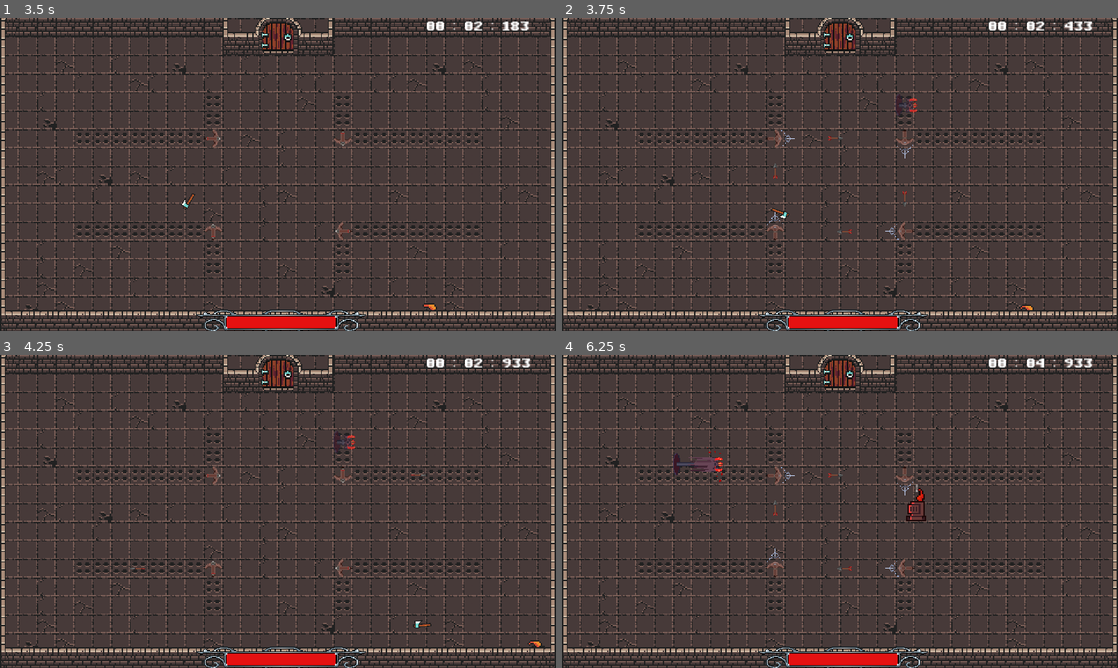
Above: before the commit, frames 1-4 (two rows, left to right).
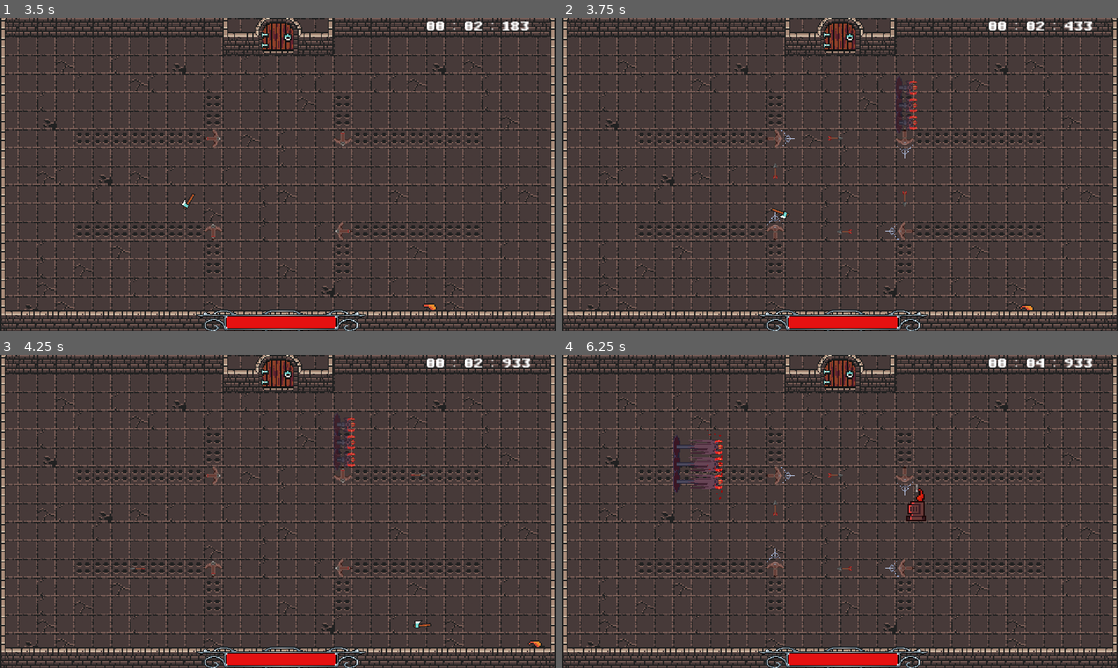
Above: after the commit, the same moments.

Repository: Thomas-Raveneau/SocialDungeons
Game: Godot game, scene res://Scenes/Menus/Main/Main.tscn
Same seed, same stepped clock (60 frames per second), same inputs: the game is played once before the commit and once after it.
Inputs (mouse positions are in pixels of both pictures, inside the frame that each line leads up to):
- Up to frame 1 (3.5 s): click (278, 143) at 0.5 s; click "Current highscore for Dungeon…" at 1.25 s; move the mouse to (511, 30) at 2.02 s; hold D (move_right) 2.03-2.78 s; tap Shift (action_dash) at 2.1 s; move the mouse to (166, 190) at 2.77 s; hold S (move_down) from 2.78 s (still down); click (166, 190) at 2.85 s
- Up to frame 2 (3.75 s): move the mouse to (895, 105) at 3.52 s; release S (move_down) at 3.53 s; hold D (move_right) from 3.53 s (still down); hold A (action_spell_02) from 3.53 s (still down)
- Up to frame 3 (4.25 s): keep holding D (move_right); keep holding A (action_spell_02)
- Up to frame 4 (6.25 s): move the mouse to (812, 574) at 4.27 s; release D (move_right) at 4.28 s; release A (action_spell_02) at 4.28 s; hold Z (move_up) 4.28-5.03 s; tap Shift (action_dash) at 4.35 s; move the mouse to (1006, 558) at 5.02 s; hold Q (move_left) from 5.03 s (still down); click (1006, 558) at 5.1 s; move the mouse to (673, 464) at 5.77 s; tap A (action_spell_02) at 5.85 s

Frame 1 is identical in both runs. In frame 2, 0.2% of the frame differs, in the area x 60-64%, y 18-37%; in frame 3, 0.2%; in frame 4, 0.5%, in the area x 20-29%, y 24-47%.

Commit message:
[ADD] - portal spear level 2

Diff:
--- a/Scenes/Player/Player.gd
+++ b/Scenes/Player/Player.gd
@@ -160,10 +160,10 @@
 
 	var mouse_pos: Vector2 = get_viewport().get_mouse_position()
 	var attack_dir: Vector2 = (mouse_pos - global_position).normalized()
-	var new_sword = basic_attack.instance()
-
-	new_sword.init_params(BASIC_ATTACK_DAMAGE, BASIC_ATTACK_SPEED, mouse_pos, global_position)
-	get_parent().add_child(new_sword)
+	var new_axe = basic_attack.instance()
+
+	new_axe.init_params(BASIC_ATTACK_DAMAGE, BASIC_ATTACK_SPEED, mouse_pos, global_position)
+	get_parent().add_child(new_axe)
 	can_basic_attack = false
 	basic_attack_timer.start()
 
@@ -181,8 +181,7 @@
 	var mouse_pos: Vector2 = get_global_mouse_position()
 
 	current_portal_spear_attack = portal_spear_attack.instance()
-	current_portal_spear_attack.position = mouse_pos
-	current_portal_spear_attack.z_index = 2
+	current_portal_spear_attack.init_params(PORTAL_SPEAR_ATTACK_DAMAGE, mouse_pos)
 
 	get_parent().add_child(current_portal_spear_attack)
 
--- a/Scenes/Player/Spells/PortalSpear.gd
+++ b/Scenes/Player/Spells/PortalSpear.gd
@@ -2,10 +2,17 @@
 
 ################################################################################
 
+# STATS
+var SPELL_LEVEL: int = 1
+var DAMAGE: float = 0.0
+
 # NODES
-
 onready var animated_sprite = $AnimatedSprite
+onready var animated_sprite_down = $AnimatedSpriteDown
+onready var animated_sprite_up = $AnimatedSpriteUp
 onready var collision_shape = $CollisionShape2D
+onready var collision_shape_down = $CollisionShape2DDown
+onready var collision_shape_up = $CollisionShape2DUp
 
 # UTILS
 const frames_size = [
@@ -17,15 +24,28 @@
 	[Vector2(45, 17), Vector2(-27, 0)],
 	[Vector2(110, 17), Vector2(5, 0)]
 ]
-
 const offset_x: int = 59
+const offset_y_level_2_up = -40
+const offset_y_level_2_down = 40
 
 ################################################################################
 
 ### PRIVATE ###
 func _ready() -> void:
-	animated_sprite.frame = 5
-	animated_sprite.self_modulate.a = 0.7
+	if (SPELL_LEVEL == 0):
+		animated_sprite.frame = 5
+		animated_sprite.self_modulate.a = 0.7
+		animated_sprite_down.visible = false
+		animated_sprite_up.visible = false
+		collision_shape_down.visible = false
+		collision_shape_up.visible = false
+	if (SPELL_LEVEL == 1):
+		animated_sprite.frame = 5
+		animated_sprite.self_modulate.a = 0.7
+		animated_sprite_up.frame = 5
+		animated_sprite_up.self_modulate.a = 0.7
+		animated_sprite_down.frame = 5
+		animated_sprite_down.self_modulate.a = 0.7
 
 func _update_collision_shape_size() -> void:
 	var current_frame: int = animated_sprite.frame
@@ -34,25 +54,58 @@
 		collision_shape.disabled = true
 		collision_shape.position = Vector2.ZERO
 		collision_shape.shape.extents = Vector2.ZERO
+		collision_shape_up.disabled = true
+		collision_shape_up.position = Vector2.ZERO
+		collision_shape_up.shape.extents = Vector2.ZERO
+		collision_shape_down.disabled = true
+		collision_shape_down.position = Vector2.ZERO
+		collision_shape_down.shape.extents = Vector2.ZERO
 		return
 	elif (current_frame < 3):
 		return
 	if (current_frame == 3):
 		collision_shape.disabled = false
+		if (SPELL_LEVEL == 1):
+			collision_shape_up.disabled = false
+			collision_shape_down.disabled = false
 
 	var new_position: Vector2 = frames_size[current_frame][1]
 	new_position.x += offset_x
-	collision_shape.position = new_position
 
 	var new_extents: Vector2 = frames_size[current_frame][0]
 	new_extents.x = new_extents.x / 2
+
+	collision_shape.position = new_position
 	collision_shape.shape.extents = new_extents
+	if (SPELL_LEVEL == 1):
+		collision_shape_up.position = new_position + Vector2(0, offset_y_level_2_up)
+		collision_shape_down.position = new_position + Vector2(0, offset_y_level_2_down)
+		collision_shape_down.shape.extents = new_extents
+		collision_shape_up.shape.extents = new_extents
 
 ### PUBLIC ###
+func init_params(spear_damage: float, portal_position: Vector2) -> void:
+	DAMAGE = spear_damage
+	position = portal_position
+
 func attack() -> void:
 	animated_sprite.frame = 0
 	animated_sprite.self_modulate.a = 1
 	animated_sprite.play("attack")
+	if (SPELL_LEVEL == 1):
+		animated_sprite_up.frame = 0
+		animated_sprite_up.self_modulate.a = 1
+		animated_sprite_up.play("attack")
+		animated_sprite_down.frame = 0
+		animated_sprite_down.self_modulate.a = 1
+		animated_sprite_down.play("attack")
+
+func upgrade() -> void:
+	SPELL_LEVEL = 1
+	animated_sprite_down.visible = true
+	animated_sprite_up.visible = true
+	collision_shape_down.visible = true
+	collision_shape_up.visible = true
 
 func destroy():
 	queue_free()
--- a/Scenes/Player/Spells/PortalSpear.tscn
+++ b/Scenes/Player/Spells/PortalSpear.tscn
@@ -21,6 +21,7 @@
 extents = Vector2( 0, 0 )
 
 [node name="PortalSpear" type="Area2D"]
+position = Vector2( 148.188, 164.234 )
 scale = Vector2( 1.5, 1.5 )
 script = ExtResource( 8 )
 
@@ -33,5 +34,27 @@
 shape = SubResource( 2 )
 disabled = true
 
+[node name="AnimatedSpriteDown" type="AnimatedSprite" parent="."]
+position = Vector2( 0, 40 )
+frames = SubResource( 1 )
+animation = "attack"
+offset = Vector2( 58, 0 )
+
+[node name="CollisionShape2DDown" type="CollisionShape2D" parent="."]
+position = Vector2( 0, 40 )
+shape = SubResource( 2 )
+disabled = true
+
+[node name="AnimatedSpriteUp" type="AnimatedSprite" parent="."]
+position = Vector2( 0, -40.0001 )
+frames = SubResource( 1 )
+animation = "attack"
+offset = Vector2( 58, 0 )
+
+[node name="CollisionShape2DUp" type="CollisionShape2D" parent="."]
+position = Vector2( 0, -40.0001 )
+shape = SubResource( 2 )
+disabled = true
+
 [connection signal="animation_finished" from="AnimatedSprite" to="." method="_on_AnimatedSprite_animation_finished"]
 [connection signal="frame_changed" from="AnimatedSprite" to="." method="_on_AnimatedSprite_frame_changed"]
